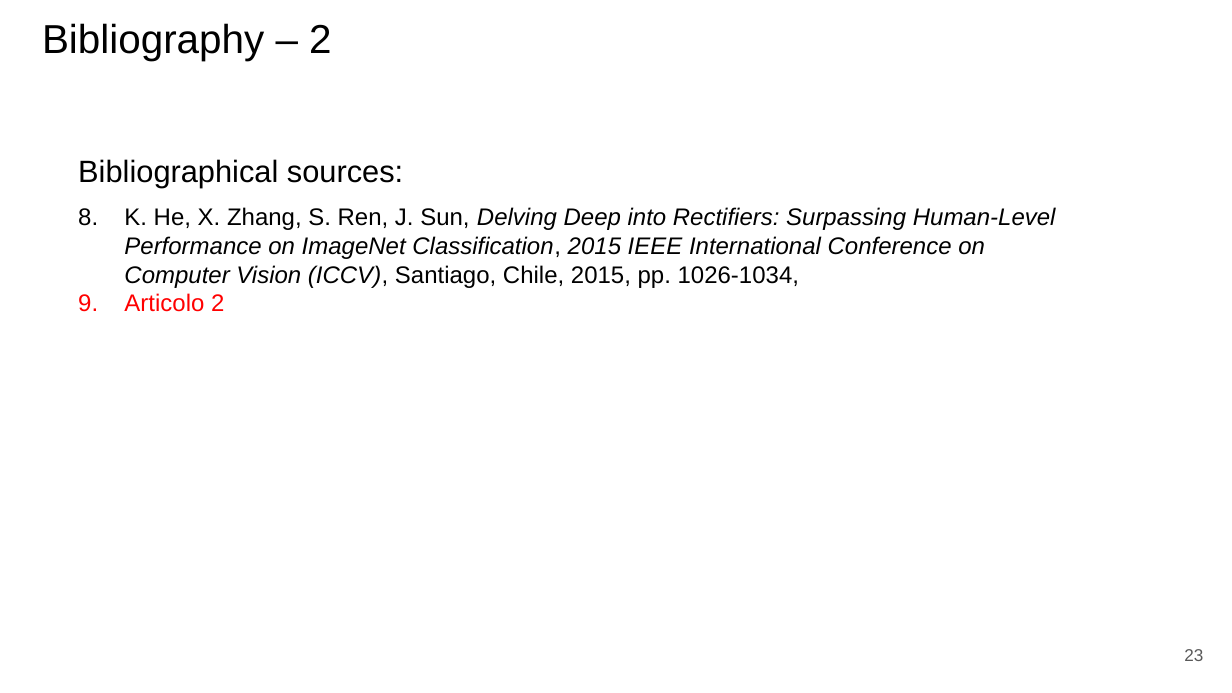
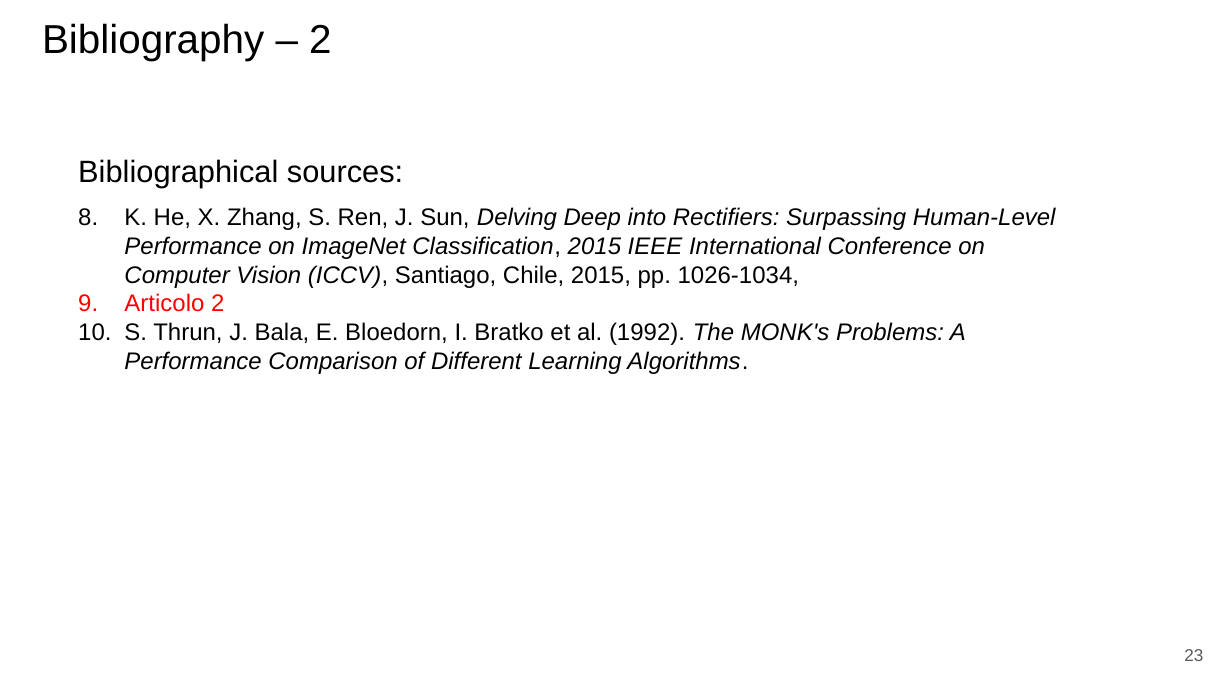
Before and after one commit to paolo-junior-mollica/machine-learning-project, a slide deck: slide 23 of relazione/ML-2023-PRJ-Slides-Demo.pptx. Drawn at 1232x693 pixels with LibreOffice and Linux fonts; fonts in the diff are those of the drawing. Boxes give left, top, right and bottom in pixels: in the first picture for what was removed or moved away, otherwise in the second. Text is boxed around its words. In the diff, an @@ line names an element or a change of style, - is before the commit and + after.

Commit message:
Added Monk results, plots and (very brief) discussion

```diff
--- a/relazione/ML-2023-PRJ-Slides-Demo.pptx
+++ b/relazione/ML-2023-PRJ-Slides-Demo.pptx
@@ text at (124, 322, 966, 374): paragraph added @@
+10. S. Thrun, J. Bala, E. Bloedorn, I. Bratko et al. (1992). The MONK's Problems: A Performance Comparison of Different Learning Algorithms.
```
Also in this commit, not shown: 9 other slides changed, 2 slides added.
